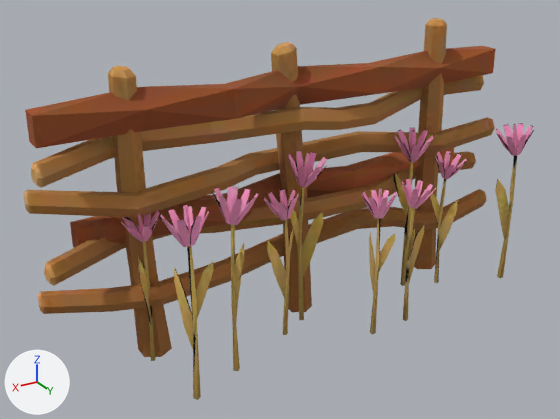
An edit to the glTF model public/assets/island/yard-v2/autumn/fence_flower_lattice_low.glb, drawn before and after from the same camera.
Camera for both pictures: a 50 mm camera at (0.802, 1.206, 0.88) aimed at (0.065, -0.022, 0.266). The lights are fixed; the arrows at lower left show +X, +Y and +Z. The picture after the commit comes second. Vertices at exactly the same position are counted once.
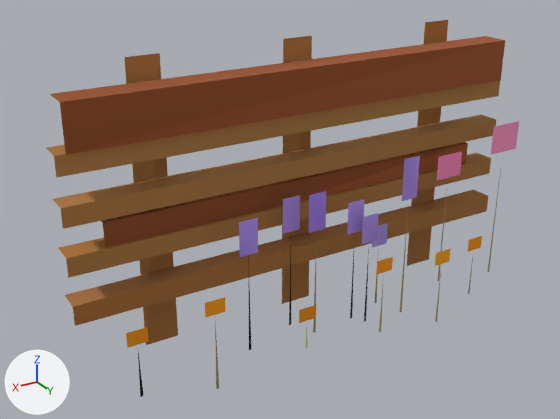
What changed in the scene script:
```text
Change mat_yard_atlas:
    where n4 = _N.new('ShaderNodeTexImage'); n4.name = 'Image Texture'
    n4.image: img_fence_flower_lattice_low_autumn -> img_image_0
Change me_mesh_0:
    used by ob_mesh_0; parent = ob_fence_flower_lattice_low; location = (-0.535, 0.15, 0.0); scale = (0.0000163, 0.0000163, 0.0000163)
    remove me_mesh_0.from_pydata(...)  # 1694 vertices, 3040 faces; spans x 0.0..65535.0, y -18374.0..0.0, z 0.0..36749.0
    add me_mesh_0.from_pydata(...)  # 153 vertices, 75 faces; spans x 0.0..65535.0, y -15657.0..0.0, z 0.0..37581.0
    me_mesh_0 part 1: the loose piece of 78 vertices spanning x 7.0..65535.0, y -17270.0..-9863.0, z 12814.0..16570.0 is rebuilt with 6 vertices and now spans x 7.0..65535.0, y -15002.0..-11817.0, z 14108.0..16569.0
    me_mesh_0 part 2: the loose piece of 78 vertices spanning x 0.0..65535.0, y -18034.0..-10509.0, z 7111.0..11119.0 is rebuilt with 6 vertices and now spans x 0.0..65535.0, y -14692.0..-11507.0, z 7916.0..10486.0
    me_mesh_0 part 3: the loose piece of 66 vertices spanning x 6.0..65534.0, y -18035.0..-10753.0, z 18649.0..22456.0 is rebuilt with 6 vertices and now spans x 6.0..65534.0, y -14830.0..-11645.0, z 20280.0..22748.0
    me_mesh_0 part 4: the loose piece of 66 vertices spanning x 8.0..65534.0, y -16918.0..-9852.0, z 24377.0..28407.0 is rebuilt with 6 vertices and now spans x 8.0..65534.0, y -14925.0..-11740.0, z 26302.0..28779.0
    me_mesh_0 part 5: the loose piece of 30 vertices spanning x 51236.0..55941.0, y -15610.0..-11408.0, z 35.0..35596.0 is rebuilt with 4 vertices and now spans x 51276.0..55862.0, y -15115.0, z 0.0..37581.0
    me_mesh_0 part 6: the loose piece of 30 vertices spanning x 30695.0..35180.0, y -16453.0..-11304.0, z 0.0..35699.0 is rebuilt with 4 vertices and now spans x 30638.0..35224.0, y -15115.0, z 0.0..37581.0
    me_mesh_0 part 7: the loose piece of 30 vertices spanning x 7748.0..12502.0, y -16066.0..-11866.0, z 18.0..36749.0 is rebuilt with 4 vertices and now spans x 7835.0..12421.0, y -15115.0, z 0.0..37581.0
    me_mesh_0 part 8: the loose piece of 28 vertices spanning x 4723.0..60812.0, y -18374.0..-12268.0, z 14118.0..18956.0 is rebuilt with 6 vertices and now spans x 4714.0..60831.0, y -15657.0..-12281.0, z 14714.0..19682.0
    me_mesh_0 part 9: the loose piece of 28 vertices spanning x 983.0..64552.0, y -16486.0..-9565.0, z 27882.0..33366.0 is rebuilt with 6 vertices and now spans x 955.0..64525.0, y -14606.0..-10784.0, z 28982.0..34715.0
    me_mesh_0 part 10: the loose piece of 12 vertices spanning x 27402.0..27945.0, y -2811.0..-1987.0, z 0.0..16516.0 is rebuilt with 3 vertices and now spans x 27568.0..27950.0, y -2013.0, z 0.0..9064.0
    me_mesh_0 part 11: the loose piece of 12 vertices spanning x 11162.0..11869.0, y -9255.0..-8389.0, z 0.0..16516.0 is rebuilt with 3 vertices and now spans x 11239.0..11622.0, y -8867.0, z 0.0..16670.0
    me_mesh_0 part 12: 47 loose pieces with 1224 vertices, spanning x 486.0..56674.0, y -13447.0..0.0, z 0.0..23274.0, are deleted
    me_mesh_0 part 13
    12 vertices are removed from x 52386.0..53219.0, y -2353.0..-1334.0, z 0.0..19430.0
    16 faces are deleted
    63 vertices are added at x 484.0..60334.0, y -9720.0..0.0, z 0.0..23791.0
    24 new vertices lie (2548.0, 0.0, 0.0) away from vertices in x 8975.0..59060.0, y -9593.0..0.0, z 4255.0..22931.0
    12 new vertices lie (382.0, 0.0, 0.0) away from vertices in x 2790.0..60143.0, y -9720.0..-127.0, z 0.0
    43 new faces join them
Change ob_mesh_0:
    ob_mesh_0.location: (-0.535, 0.15, 0.0) -> (-0.535, 0.144, 0.0)
    ob_mesh_0.scale: (0.0000163, 0.0000163, 0.0000163) -> (0.0000157, 0.0000157, 0.0000157)
```

Changed parts and their boxes (x1, y1, x2, y2) in the pictures (560 x 419 px):
'Mesh_0', surface changed, reshaped, moved, rescaled (7% narrower)
    before: (24, 18, 534, 400)
    after: (46, 20, 519, 397)
part 1 of me_mesh_0, rebuilt (7% shorter)
    before: (44, 151, 476, 286)
    after: (58, 153, 491, 278)
part 2 of me_mesh_0, rebuilt (9% taller)
    before: (38, 189, 487, 314)
    after: (65, 190, 488, 326)
part 3 of me_mesh_0, rebuilt (14% taller)
    before: (24, 117, 495, 218)
    after: (53, 114, 496, 229)
part 4 of me_mesh_0, rebuilt (13% shorter)
    before: (31, 75, 484, 188)
    after: (46, 80, 500, 178)
part 5 of me_mesh_0, rebuilt (15% narrower)
    before: (108, 66, 172, 357)
    after: (124, 53, 178, 345)
part 6 of me_mesh_0, rebuilt (26% narrower)
    before: (271, 42, 312, 312)
    after: (282, 36, 312, 304)
part 7 of me_mesh_0, rebuilt (20% wider)
    before: (413, 18, 447, 269)
    after: (407, 20, 448, 266)
part 8 of me_mesh_0, rebuilt
    before: (70, 148, 454, 248)
    after: (101, 142, 468, 247)
part 9 of me_mesh_0, rebuilt (17% taller)
    before: (25, 46, 496, 148)
    after: (50, 36, 505, 155)
part 10 of me_mesh_0, rebuilt
    before: (370, 218, 381, 334)
    after: (379, 273, 384, 332)
part 11 of me_mesh_0, rebuilt
    before: (434, 179, 447, 283)
    after: (437, 180, 448, 281)
part 12 of me_mesh_0, deleted
    before: (121, 123, 534, 371)
part 13 of me_mesh_0, built on
    before: (187, 246, 201, 400)
    after: (126, 121, 519, 397)
